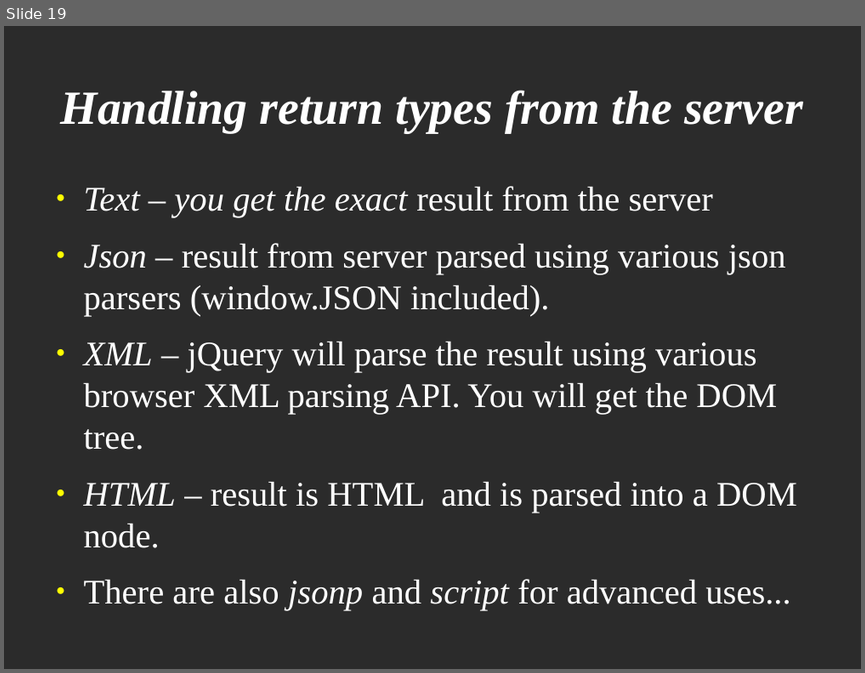
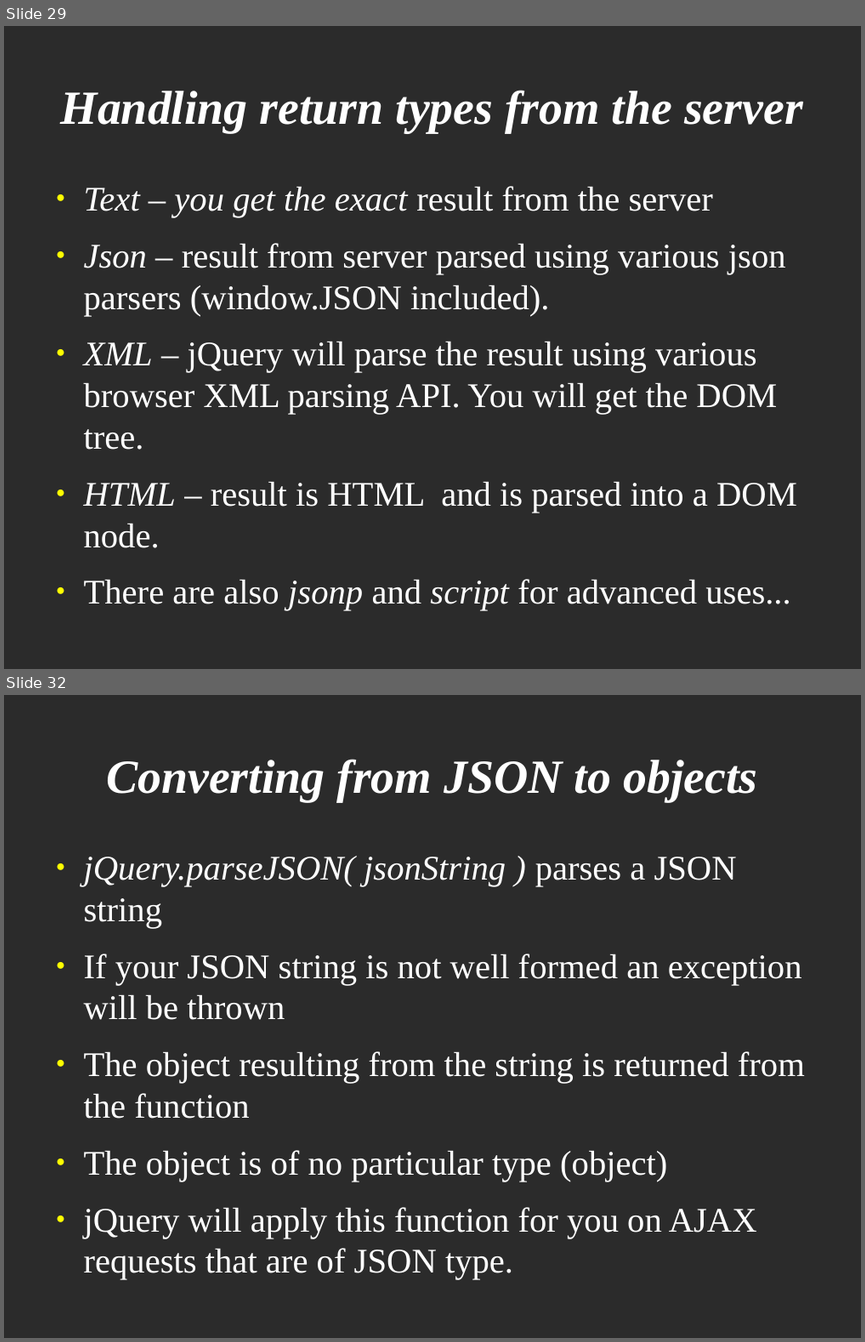
Before and after one commit to veltzer/demos, a slide deck: javascript/jquery/jquery.odp. Shown one above the other, each under a label of ours: slide 19 before the commit, slides 29 and 32 after it; the slides between them are not shown. The pictures are 865x673 and 865x1342 pixels, drawn with LibreOffice and Linux fonts; fonts in the diff are those of the drawing; background and template pictures are left out; a plain dark background stands for a picture behind light text. Boxes give left, top, right and bottom in pixels: in the first picture for what was removed or moved away, otherwise in the second. Text is boxed around its words. In the diff, an @@ line names an element or a change of style, - is before the commit and + after.

```diff
--- a/javascript/jquery/jquery.odp
+++ b/javascript/jquery/jquery.odp
@@ slide 32 added at bbox=[4, 695, 861, 1338], background picture (left out) @@
@@ title added at bbox=[106, 759, 757, 802], 44 pt, text #FFFFFF, bold, italic @@
+Converting from JSON to objects
@@ text added at bbox=[84, 857, 805, 1280], 32 pt, text #FFFFFF @@
+● jQuery.parseJSON( jsonString ) parses a JSON string
+● If your JSON string is not well formed an exception will be thrown
+● The object resulting from the string is returned from the function
+● The object is of no particular type (object)
+● jQuery will apply this function for you on AJAX requests that are of JSON type.
@@ what was slide 19 is now slide 29 @@
```
Also in this commit, not shown: 5 slides changed, 13 other slides added, 1 slide removed.
